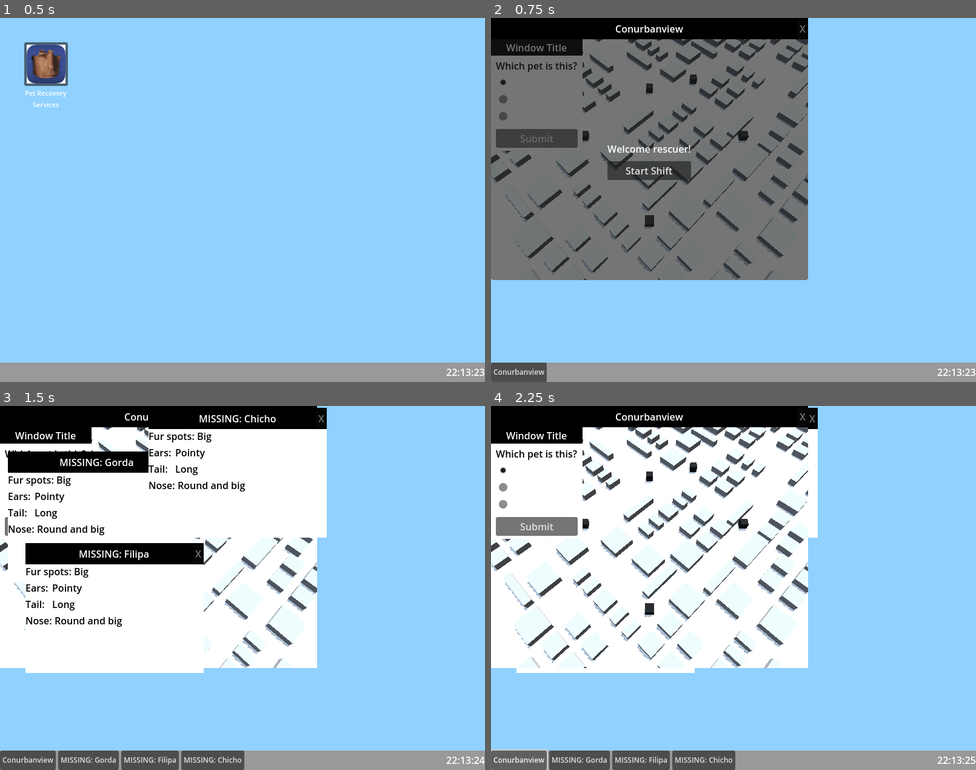
Above: before the commit, frames 1-4 (two rows, left to right).
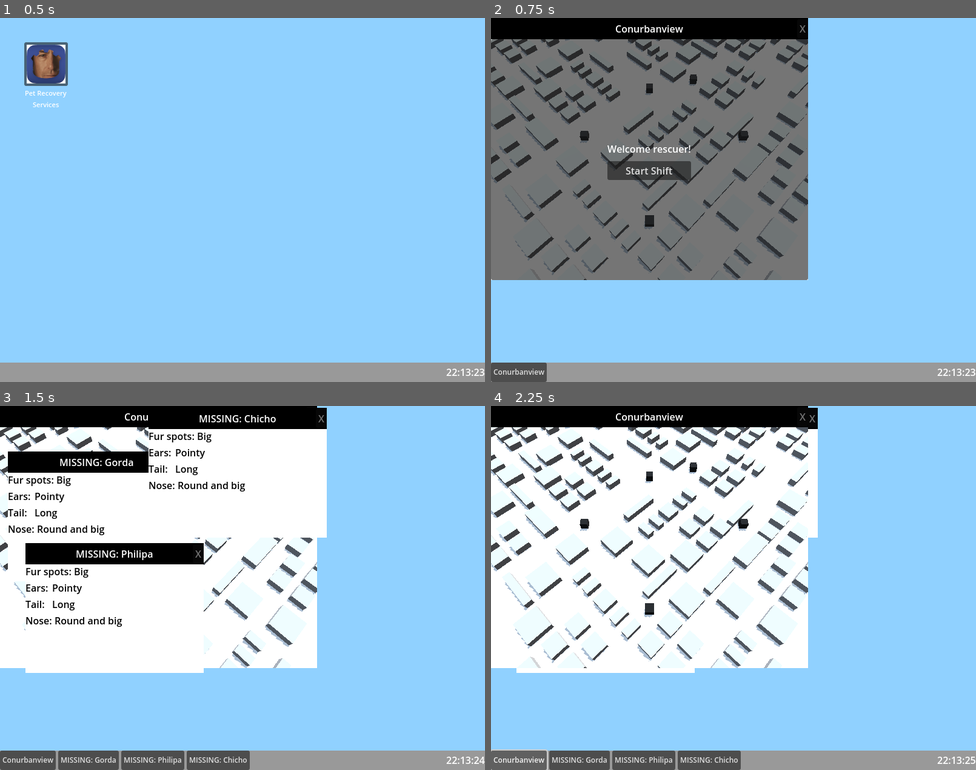
Above: after the commit, the same moments.

Repository: cc-dan/prs
Game: Godot game, scene res://scenes/desktop.tscn
The game is run twice, just before and just after one commit, with the same random seed, the same clock (stepped at 60 frames per second) and the same inputs.
Inputs (mouse positions are in pixels of both pictures, inside the frame that each line leads up to):
- Up to frame 1 (0.5 s): no input
- Up to frame 2 (0.75 s): click (539, 65) at 0.5 s
- Up to frame 3 (1.5 s): click "Start Shift" at 1.25 s
- Up to frame 4 (2.25 s): click "Conurbanview" at 2 s

Frame 1 is identical in both runs. In frame 2, 2.6% of the frame differs, in the area x 0-19%, y 5-37%; in frame 3, 1.5%; in frame 4, 3.0%, in the area x 0-52%, y 5-100%.

Commit message:
Cambios en el codigo porque window_recovery esta dentro del subviewport de la ventanita del mundo

Diff:
--- a/scenes/desktop.tscn
+++ b/scenes/desktop.tscn
@@ -53,6 +53,7 @@
 autowrap_mode = 2
 
 [node name="Secondary" type="Control" parent="."]
+visible = false
 layout_mode = 3
 anchors_preset = 0
 offset_right = 40.0
--- a/scenes/window/window_recovery.tscn
+++ b/scenes/window/window_recovery.tscn
@@ -44,6 +44,7 @@
 theme_override_colors/font_pressed_color = Color(0, 0, 0, 1)
 button_pressed = true
 button_group = ExtResource("3_kycyh")
+text = "sdsddsdsd"
 
 [node name="CheckBox2" type="CheckBox" parent="HBoxContainer/Body/MarginContainer/VBoxContainer/MarginContainer/VBoxContainer" index="1"]
 unique_name_in_owner = true
@@ -54,6 +55,7 @@
 theme_override_colors/font_focus_color = Color(0, 0, 0, 1)
 theme_override_colors/font_pressed_color = Color(0, 0, 0, 1)
 button_group = ExtResource("3_kycyh")
+text = "sdsddsdsd"
 
 [node name="CheckBox3" type="CheckBox" parent="HBoxContainer/Body/MarginContainer/VBoxContainer/MarginContainer/VBoxContainer" index="2"]
 unique_name_in_owner = true
@@ -64,6 +66,7 @@
 theme_override_colors/font_focus_color = Color(0, 0, 0, 1)
 theme_override_colors/font_pressed_color = Color(0, 0, 0, 1)
 button_group = ExtResource("3_kycyh")
+text = "sdsddsdsd"
 
 [node name="Submit" type="Button" parent="HBoxContainer/Body/MarginContainer/VBoxContainer" index="2"]
 layout_mode = 2
--- a/scenes/window/window_world_view.tscn
+++ b/scenes/window/window_world_view.tscn
@@ -26,6 +26,7 @@
 [node name="world" parent="HBoxContainer/Body/SubViewportContainer/SubViewport" index="0" instance=ExtResource("2_ht4pq")]
 
 [node name="RecoveryWindow" parent="HBoxContainer/Body/SubViewportContainer" index="1" instance=ExtResource("4_so2iy")]
+visible = false
 layout_mode = 2
 size_flags_horizontal = 0
 size_flags_vertical = 8
--- a/scenes/world.tscn
+++ b/scenes/world.tscn
@@ -57,3 +57,53 @@
 transform = Transform3D(1, 0, 0, 0, 1, 0, 0, 0, 1, 7, 1, -11)
 collision_layer = 2
 collision_mask = 2
+
+[node name="Dog6" parent="." instance=ExtResource("3_4wyf3")]
+transform = Transform3D(1, 0, 0, 0, 1, 0, 0, 0, 1, 7, 1, -26)
+collision_layer = 2
+collision_mask = 2
+
+[node name="Dog7" parent="." instance=ExtResource("3_4wyf3")]
+transform = Transform3D(0.975174, 0.103358, 0.195841, -0.0756524, 0.986677, -0.14403, -0.208118, 0.125639, 0.970001, -4, 1, -26)
+collision_layer = 2
+collision_mask = 2
+
+[node name="Dog8" parent="." instance=ExtResource("3_4wyf3")]
+transform = Transform3D(0.975174, 0.103358, 0.195841, -0.0756524, 0.986677, -0.14403, -0.208118, 0.125639, 0.970001, -15, 1, -22.437)
+collision_layer = 2
+collision_mask = 2
+
+[node name="Dog9" parent="." instance=ExtResource("3_4wyf3")]
+transform = Transform3D(0.975174, 0.103358, 0.195841, -0.0756524, 0.986677, -0.14403, -0.208118, 0.125639, 0.970001, 25, 1, -25.437)
+collision_layer = 2
+collision_mask = 2
+
+[node name="Dog10" parent="." instance=ExtResource("3_4wyf3")]
+transform = Transform3D(0.975174, 0.103358, 0.195841, -0.0756524, 0.986677, -0.14403, -0.208118, 0.125639, 0.970001, 40, 1, 13.563)
+collision_layer = 2
+collision_mask = 2
+
+[node name="Dog11" parent="." instance=ExtResource("3_4wyf3")]
+transform = Transform3D(0.975174, 0.103358, 0.195841, -0.0756524, 0.986677, -0.14403, -0.208118, 0.125639, 0.970001, 0, 1, 23.563)
+collision_layer = 2
+collision_mask = 2
+
+[node name="Dog12" parent="." instance=ExtResource("3_4wyf3")]
+transform = Transform3D(0.975174, 0.103358, 0.195841, -0.0756524, 0.986677, -0.14403, -0.208118, 0.125639, 0.970001, -38, 1, 23.563)
+collision_layer = 2
+collision_mask = 2
+
+[node name="Dog13" parent="." instance=ExtResource("3_4wyf3")]
+transform = Transform3D(0.975174, 0.103358, 0.195841, -0.0756524, 0.986677, -0.14403, -0.208118, 0.125639, 0.970001, -46, 1, 8.56297)
+collision_layer = 2
+collision_mask = 2
+
+[node name="Dog14" parent="." instance=ExtResource("3_4wyf3")]
+transform = Transform3D(0.975174, 0.103358, 0.195841, -0.0756524, 0.986677, -0.14403, -0.208118, 0.125639, 0.970001, 3, 1, -56.437)
+collision_layer = 2
+collision_mask = 2
+
+[node name="Dog15" parent="." instance=ExtResource("3_4wyf3")]
+transform = Transform3D(0.975174, 0.103358, 0.195841, -0.0756524, 0.986677, -0.14403, -0.208118, 0.125639, 0.970001, -31, 1, -29.437)
+collision_layer = 2
+collision_mask = 2
--- a/scripts/desktop.gd
+++ b/scripts/desktop.gd
@@ -5,6 +5,7 @@
 const missing_dog_window = preload("res://scenes/window/window_missing_dog.tscn")
 const world_view_window = preload("res://scenes/window/window_world_view.tscn")
 
+var recovery_window: window = null
 var game_window: window = null
 
 func _ready() -> void:
@@ -15,7 +16,10 @@
 	for pet in objectives:
 		pet_names.append(pet["id"])
 		popup_quest(pet)
-	%RecoveryWindow.init(pet_names)
+
+	print(pet_names)
+	#%RecoveryWindow.init(pet_names)
+	recovery_window.init(pet_names)
 
 func popup_quest(pet_info: Dictionary) -> void:
 	var popup: window = create_window(missing_dog_window, "MISSING: " + pet_info["id"]) #missing_dog_window.instantiate()
@@ -34,6 +38,7 @@
 func _on_world_view_icon_pressed() -> void:
 	if game_window: return
 	game_window = create_window(world_view_window, "Conurbanview")
+	recovery_window = game_window.get_node("HBoxContainer/Body/SubViewportContainer/RecoveryWindow")
 	game_window.game_started.connect(_on_world_view_window_game_started)
 	add_child(game_window)
 
@@ -46,7 +51,7 @@
 			hair_spots = pet_structure.HAIR_SPOTS_BIG
 		},
 		{
-			id = "Filipa",
+			id = "Philipa",
 			ears = pet_structure.EARS_POINTY,
 			nose = pet_structure.NOSE_BIG_ROUND,
 			hair_spots = pet_structure.HAIR_SPOTS_BIG
Not shown: 1 places in scenes/desktop.tscn that only renumber resources
